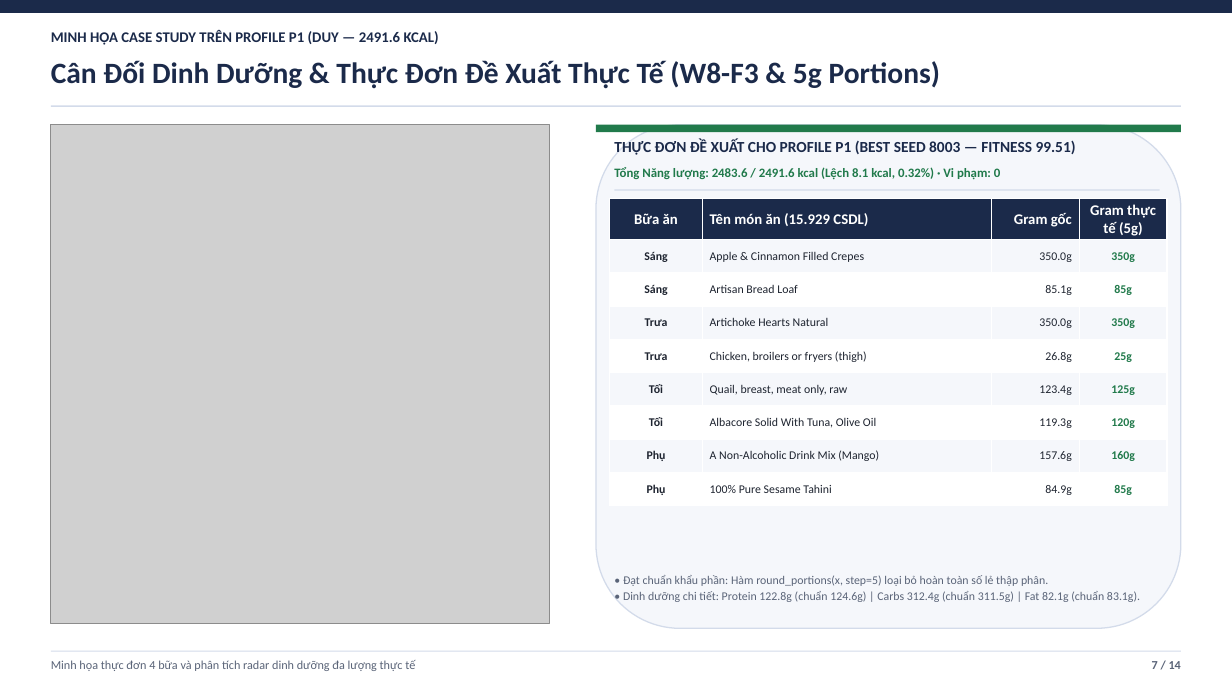
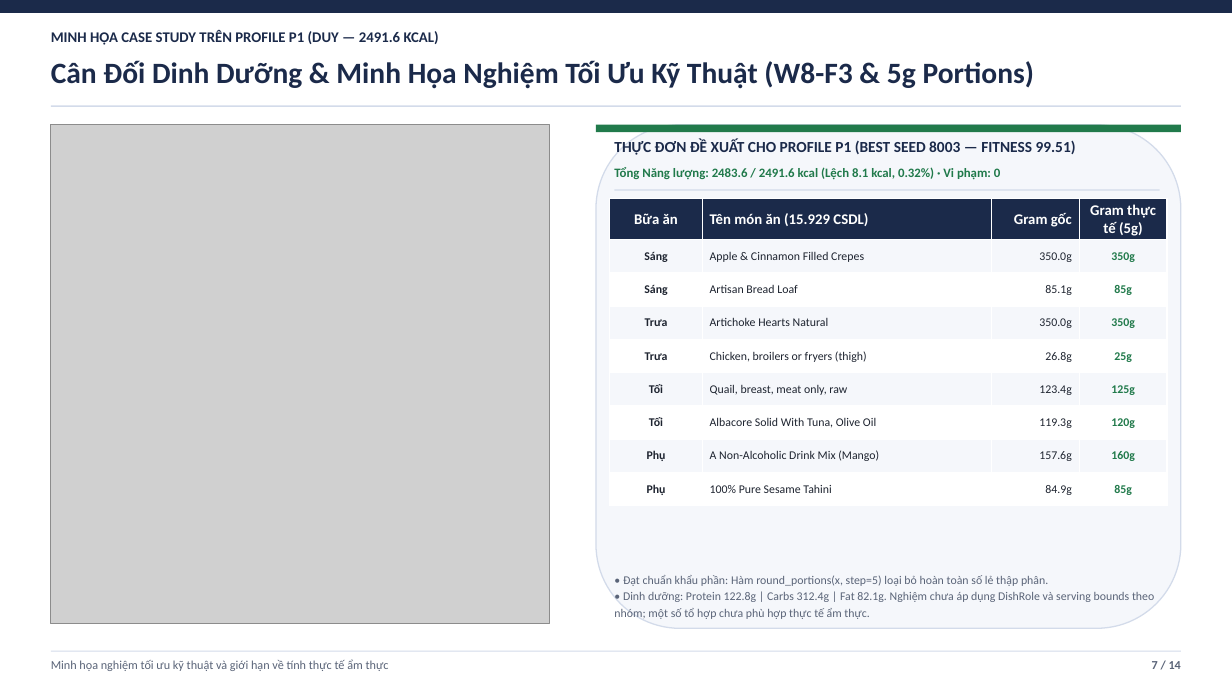
Before and after one commit to duylequang2303/DBO_heathcare, a slide deck: slide 7 of docs/slides/Slide_Bao_Cao_Tuan_8_9_DBO_IDBO.pptx. Drawn at 1232x693 pixels with LibreOffice and Linux fonts; fonts in the diff are those of the drawing; grey boxes stand for pictures. Boxes give left, top, right and bottom in pixels: in the first picture for what was removed or moved away, otherwise in the second. Text is boxed around its words. In the diff, an @@ line names an element or a change of style, - is before the commit and + after.

```diff
--- a/docs/slides/Slide_Bao_Cao_Tuan_8_9_DBO_IDBO.pptx
+++ b/docs/slides/Slide_Bao_Cao_Tuan_8_9_DBO_IDBO.pptx
@@ text at <box>51,60,1035,89</box>: text changed @@
-Cân Đối Dinh Dưỡng & Thực Đơn Đề Xuất Thực Tế (W8-F3 & 5g Portions)
+Cân Đối Dinh Dưỡng & Minh Họa Nghiệm Tối Ưu Kỹ Thuật (W8-F3 & 5g Portions)
@@ text at <box>614,575,1154,619</box>: text changed @@
-• Đạt chuẩn khẩu phần: Hàm round_portions(x, step=5) loại bỏ hoàn toàn số lẻ thập phân.
-• Dinh dưỡng chi tiết: Protein 122.8g (chuẩn 124.6g) | Carbs 312.4g (chuẩn 311.5g) | Fat 82.1g (chuẩn 83.1g).
+• Đạt chuẩn khẩu phần: Hàm round_portions(x, step=5) loại bỏ hoàn toàn số lẻ thập phân.
+• Dinh dưỡng: Protein 122.8g | Carbs 312.4g | Fat 82.1g. Nghiệm chưa áp dụng DishRole và serving bounds theo nhóm; một số tổ hợp chưa phù hợp thực tế ẩm thực.
@@ text at <box>51,659,389,671</box>: text changed @@
-Minh họa thực đơn 4 bữa và phân tích radar dinh dưỡng đa lượng thực tế
+Minh họa nghiệm tối ưu kỹ thuật và giới hạn về tính thực tế ẩm thực
```
Also in this commit, not shown: 9 other slides changed, 2 other files.
